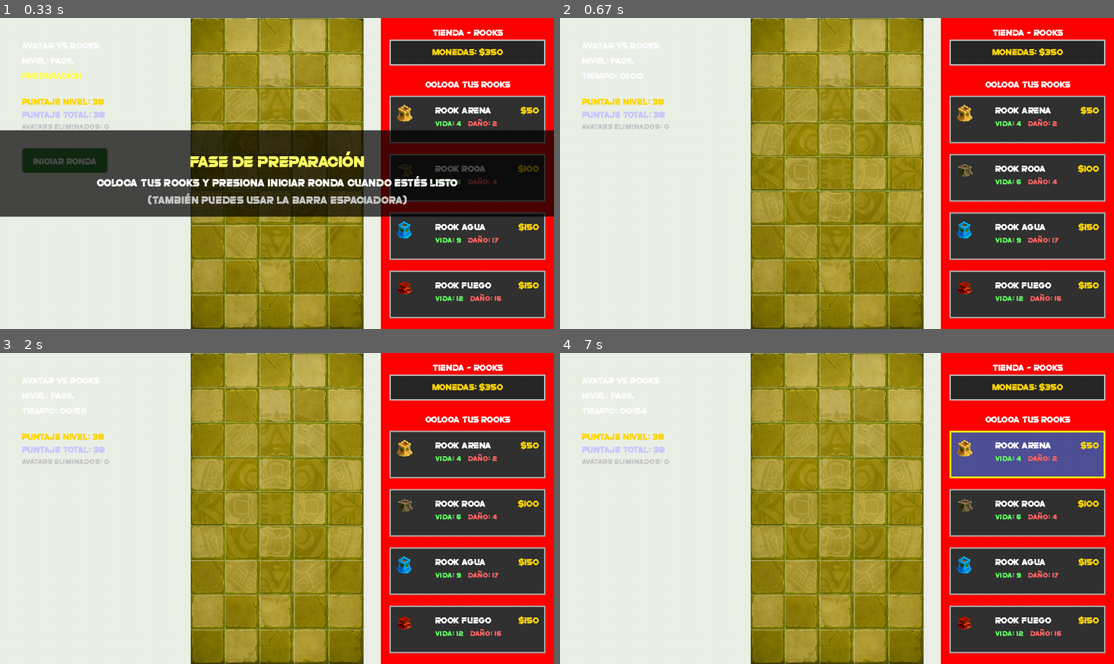
Above: before the commit, frames 1-4 (two rows, left to right).
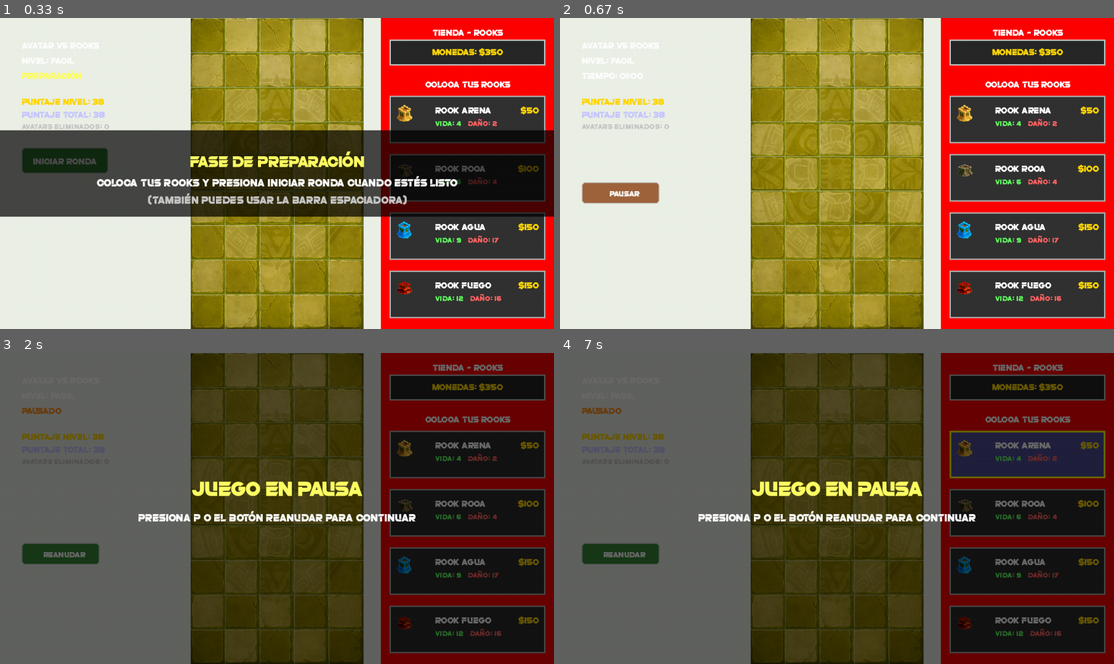
Above: after the commit, the same moments.

Repository: Otagoat14/AvatarVsRooksV2
Game: pygame game, started from Interfaz_Juego.py
The game is run twice, just before and just after one commit, with the same random seed, the same clock (stepped at 60 frames per second) and the same inputs.
Inputs (mouse positions are in pixels of both pictures, inside the frame that each line leads up to):
- Up to frame 1 (0.33 s): no input
- Up to frame 2 (0.67 s): press the mouse at (626, 161) at 0.37 s; move the mouse to (737, 213) at 0.47 s; release the mouse at (853, 263) at 0.6 s
- Up to frame 3 (2 s): hold P 0.67-1.13 s; press the mouse at (60, 552) at 1.2 s; move the mouse to (110, 505) at 1.3 s; release the mouse at (160, 458) at 1.43 s; press the mouse at (60, 527) at 1.8 s; move the mouse to (149, 468) at 1.9 s
- Up to frame 4 (7 s): release the mouse at (792, 405) at 2.03 s; tap F at 2.17 s; hold P 2.6-3.07 s; move the mouse to (881, 527) at 3.1 s; click (881, 527) at 3.42 s; tap Esc at 3.87 s; press the mouse at (881, 527) at 4.7 s; move the mouse to (859, 486) at 4.8 s; release the mouse at (842, 449) at 4.93 s; press the mouse at (620, 527) at 5.5 s; move the mouse to (676, 464) at 5.6 s; release the mouse at (731, 399) at 5.73 s; press the mouse at (620, 552) at 5.97 s; move the mouse to (698, 508) at 6.07 s; release the mouse at (776, 464) at 6.2 s; press the mouse at (620, 527) at 6.43 s; move the mouse to (770, 552) at 6.53 s; move the mouse to (920, 576) at 6.63 s; release the mouse at (920, 576) at 6.67 s; click (1008, 474) at 6.93 s

Frame 1 is identical in both runs. In frame 2, 0.9% of the frame differs, in the area x 3-18%, y 52-60%; in frame 3, 98%, in the area x 0-100%, y 0-100%; in frame 4, 98%.

Commit message:
implementación parcial del boton de pausa

Diff:
--- a/Interfaz_Juego.py
+++ b/Interfaz_Juego.py
@@ -111,6 +111,12 @@
         self.boton_iniciar_ronda = None
         self._crear_boton_iniciar()
 
+        # Estado de pausa
+        self.juego_pausado = False
+        self.boton_pausa = None
+        self.boton_reanudar = None
+        self._crear_botones_pausa()
+
     def _crear_boton_iniciar(self):
         """Crea el botón para iniciar la ronda"""
         ancho_boton = 200
@@ -167,6 +173,153 @@
         """Actualiza el estado hover del botón"""
         if self.boton_iniciar_ronda["activo"]:
             self.boton_iniciar_ronda["hover"] = self.boton_iniciar_ronda["rect"].collidepoint(mouse_pos)
+
+    def _crear_botones_pausa(self):
+        """Crea los botones de pausa y reanudar"""
+        ancho_boton = 180
+        alto_boton = 50
+        x = 50  # Posición en la esquina superior izquierda
+        y_pausa = 380  # Debajo del botón iniciar
+        y_reanudar = 440  # Debajo del botón pausa
+
+        self.boton_pausa = {
+            "rect": pygame.Rect(x, y_pausa, ancho_boton, alto_boton),
+            "texto": "⏸️ PAUSAR",
+            "hover": False,
+            "activo": True,
+            "visible": True
+        }
+
+        self.boton_reanudar = {
+            "rect": pygame.Rect(x, y_reanudar, ancho_boton, alto_boton),
+            "texto": "▶️ REANUDAR",
+            "hover": False,
+            "activo": True,
+            "visible": False  # Inicialmente oculto
+        }
+
+    def dibujar_botones_pausa(self):
+        """Dibuja los botones de pausa y reanudar según el estado del juego"""
+        # Botón de pausa (solo visible cuando el juego está activo y no pausado)
+        if (self.ronda_iniciada and not self.juego_pausado and
+            self.boton_pausa["activo"] and self.boton_pausa["visible"]):
+
+            boton = self.boton_pausa
+            rect = boton["rect"]
+
+            # Color según estado
+            if boton["hover"]:
+                color = (180, 120, 80)  # Naranja más claro al hover
+            else:
+                color = (160, 100, 60)  # Naranja normal
+
+            # Dibujar botón
+            pygame.draw.rect(self.pantalla, color, rect, border_radius=8)
+            pygame.draw.rect(self.pantalla, (200, 200, 200), rect, width=2, border_radius=8)
+
+            # Dibujar texto
+            try:
+                fuente_boton = pygame.font.Font("Fuentes/super_sliced.otf", 18)
+            except:
+                fuente_boton = pygame.font.SysFont("segoeui", 18, bold=True)
+
+            texto_surface = fuente_boton.render(boton["texto"], True, (255, 255, 255))
+            texto_rect = texto_surface.get_rect(center=rect.center)
+            self.pantalla.blit(texto_surface, texto_rect)
+
+        # Botón de reanudar (solo visible cuando el juego está pausado)
+        if (self.juego_pausado and self.boton_reanudar["activo"] and
+            self.boton_reanudar["visible"]):
+
+            boton = self.boton_reanudar
+            rect = boton["rect"]
+
+            # Color según estado
+            if boton["hover"]:
+                color = (80, 160, 80)  # Verde más claro al hover
+            else:
+                color = (60, 140, 60)  # Verde normal
+
+            # Dibujar botón
+            pygame.draw.rect(self.pantalla, color, rect, border_radius=8)
+            pygame.draw.rect(self.pantalla, (200, 200, 200), rect, width=2, border_radius=8)
+
+            # Dibujar texto
+            try:
+                fuente_boton = pygame.font.Font("Fuentes/super_sliced.otf", 18)
+            except:
+                fuente_boton = pygame.font.SysFont("segoeui", 18, bold=True)
+
+            texto_surface = fuente_boton.render(boton["texto"], True, (255, 255, 255))
+            texto_rect = texto_surface.get_rect(center=rect.center)
+            self.pantalla.blit(texto_surface, texto_rect)
+
+    def verificar_click_botones_pausa(self, mouse_pos):
+        """Verifica si se hizo click en los botones de pausa/reanudar"""
+        # Botón de pausa
+        if (self.ronda_iniciada and not self.juego_pausado and
+            self.boton_pausa["activo"] and self.boton_pausa["visible"] and
+            self.boton_pausa["rect"].collidepoint(mouse_pos)):
+
+            self.pausar_juego()
+            return True
+
+        # Botón de reanudar
+        if (self.juego_pausado and self.boton_reanudar["activo"] and
+            self.boton_reanudar["visible"] and
+            self.boton_reanudar["rect"].collidepoint(mouse_pos)):
+
+            self.reanudar_juego()
+            return True
+
+        return False
+
+    def pausar_juego(self):
+        """Pausa el juego"""
+        self.juego_pausado = True
+        self.boton_pausa["visible"] = False
+        self.boton_reanudar["visible"] = True
+        self.juego.pausar()  # Método que agregaremos en Logica_juego.py
+        print("Juego pausado")
+
+    def reanudar_juego(self):
+        """Reanuda el juego"""
+        self.juego_pausado = False
+        self.boton_pausa["visible"] = True
+        self.boton_reanudar["visible"] = False
+        self.juego.reanudar()  # Método que agregaremos en Logica_juego.py
+        print("Juego reanudado")
+
+    def actualizar_estado_botones_pausa(self, mouse_pos):
+        """Actualiza el estado hover de los botones de pausa/reanudar"""
+        # Botón de pausa
+        if self.boton_pausa["activo"] and self.boton_pausa["visible"]:
+            self.boton_pausa["hover"] = self.boton_pausa["rect"].collidepoint(mouse_pos)
+
+        # Botón de reanudar
+        if self.boton_reanudar["activo"] and self.boton_reanudar["visible"]:
+            self.boton_reanudar["hover"] = self.boton_reanudar["rect"].collidepoint(mouse_pos)
+
+    def mostrar_mensaje_pausa(self):
+        """Muestra mensaje indicando que el juego está pausado"""
+        fuente_grande = pygame.font.Font("Fuentes/super_sliced.otf", 48)
+        fuente_mediana = pygame.font.Font("Fuentes/super_sliced.otf", 24)
+
+        # Fondo semitransparente
+        overlay = pygame.Surface((self.ANCHO_PANTALLA, self.ALTO_PANTALLA))
+        overlay.set_alpha(150)
+        overlay.fill((0, 0, 0))
+        self.pantalla.blit(overlay, (0, 0))
+
+        # Texto principal
+        texto_pausa = fuente_grande.render("JUEGO EN PAUSA", True, (255, 255, 100))
+        texto_rect = texto_pausa.get_rect(center=(self.ANCHO_PANTALLA // 2, self.ALTO_PANTALLA // 2 - 50))
+        self.pantalla.blit(texto_pausa, texto_rect)
+
+        # Instrucciones
+        instrucciones = fuente_mediana.render("Presiona P o el botón REANUDAR para continuar", True, (255, 255, 255))
+        inst_rect = instrucciones.get_rect(center=(self.ANCHO_PANTALLA // 2, self.ALTO_PANTALLA // 2 + 20))
+        self.pantalla.blit(instrucciones, inst_rect)
 
     def reproducir_cancion_usuario(self):
         try:
@@ -216,11 +369,15 @@
         """Reinicia el nivel actual"""
         # Mantener el puntaje acumulado al reiniciar
         self.juego = Juego(dificultad=self.dificultad_actual,
-                          usuario=self.usuario_actual,
-                          puntaje_acumulado=self.puntaje_acumulado)
-        self.juego.iniciar_juego()
+                        usuario=self.usuario_actual,
+                        puntaje_acumulado=self.puntaje_acumulado)
+        # Cambiar esta línea:
+        self.juego.iniciar_juego(preparacion=True)  # Agregar preparacion=True
         self.puntaje_registrado = False
         self.info_resultado = None
+        # También reiniciar el estado del botón
+        self.ronda_iniciada = False
+        self.boton_iniciar_ronda["activo"] = True
 
     def cargar_personalizacion(self):
         try:
@@ -579,6 +736,10 @@
             # Mostrar "PREPARACIÓN" en lugar del tiempo
             texto_tiempo = "PREPARACIÓN"
             color = (255, 255, 100)  # Amarillo para preparación
+        elif self.juego_pausado:
+            # Mostrar "PAUSADO" cuando el juego está pausado
+            texto_tiempo = "PAUSADO"
+            color = (255, 150, 50)  # Naranja para pausa
         else:
             mins, secs = divmod(self.juego.tiempo_restante, 60)
             texto_tiempo = f"Tiempo: {mins:02d}:{secs:02d}"
@@ -594,8 +755,9 @@
         superficie_tiempo = self.fuente_texto.render(texto_tiempo, False, color)
         self.pantalla.blit(superficie_tiempo, (50, 120))
 
-        # Mostrar mensaje especial cuando el tiempo está por acabarse (solo si la ronda inició)
-        if self.ronda_iniciada and self.juego.tiempo_restante <= 10 and self.juego.tiempo_restante > 0:
+        # Mostrar mensaje especial cuando el tiempo está por acabarse (solo si la ronda inició y no está pausada)
+        if (self.ronda_iniciada and not self.juego_pausado and
+            self.juego.tiempo_restante <= 10 and self.juego.tiempo_restante > 0):
             fuente_alerta = pygame.font.Font("Fuentes/super_sliced.otf", 16)
             texto_alerta = f"¡{self.juego.tiempo_restante} segundos restantes!"
             alerta_surface = fuente_alerta.render(texto_alerta, False, (255, 100, 100))
@@ -821,15 +983,19 @@
                     exit()
 
                 elif event.type == pygame.MOUSEMOTION:
-                    # Actualizar estado hover del botón
+                    # Actualizar estado hover de todos los botones
                     self.actualizar_estado_boton(event.pos)
+                    self.actualizar_estado_botones_pausa(event.pos)
 
                 elif event.type == pygame.KEYDOWN:
                     if event.key == pygame.K_r and (self.juego.game_over or self.juego.victoria):
                         self.reiniciar_nivel_actual()
-                        # Reiniciar también el estado del botón
+                        # Reiniciar también el estado de los botones
                         self.ronda_iniciada = False
+                        self.juego_pausado = False
                         self.boton_iniciar_ronda["activo"] = True
+                        self.boton_pausa["visible"] = True
+                        self.boton_reanudar["visible"] = False
 
                     elif event.key == pygame.K_f:
                         self.mostrar_salon = not self.mostrar_salon
@@ -845,12 +1011,23 @@
                         self.boton_iniciar_ronda["activo"] = False
                         self.juego.iniciar_ronda()
 
+                    # Atajo de teclado para pausar/reanudar (Tecla P)
+                    elif event.key == pygame.K_p and self.ronda_iniciada:
+                        if not self.juego_pausado:
+                            self.pausar_juego()
+                        else:
+                            self.reanudar_juego()
+
                 elif event.type == pygame.MOUSEBUTTONDOWN:
                     mouse_x, mouse_y = pygame.mouse.get_pos()
 
                     # Verificar click en botón iniciar ronda
                     if self.verificar_click_boton_iniciar((mouse_x, mouse_y)):
-                        continue  # Saltar el resto del procesamiento de clicks
+                        continue
+
+                    # Verificar click en botones de pausa/reanudar
+                    if self.verificar_click_botones_pausa((mouse_x, mouse_y)):
+                        continue
 
                     # Seleccionar item de tienda
                     item_clickeado = self.obtener_item_clickeado(mouse_x, mouse_y)
@@ -878,95 +1055,105 @@
                             if self.juego.remover_rook(fila, columna):
                                 print(f"Rook removido de ({fila}, {columna})")
 
-            # Actualizar lógica del juego SOLO si la ronda está iniciada
-            if self.ronda_iniciada:
-                self.juego.actualizar()
-
-            # Dibujar
-            self.pantalla.fill(COLOR_FONDO)
-
-            # Dibujar matriz
-            self.dibujar_matriz()
-
-            # Dibujar personajes recursivamente
-            self.dibujar_rooks_recursivo()
-            self.dibujar_avatares_recursivo()
-
-            self.pantalla.blit(self.campo_matriz, (matriz_x, matriz_y))
-
-            # Dibujar tienda
-            self.dibujar_tienda()
-            self.pantalla.blit(self.campo_tienda, (tienda_x, 0))
-
-            # Dibujar UI
-            self.dibujar_ui()
-
-            # Dibujar botón de iniciar ronda
-            self.dibujar_boton_iniciar()
-
-            # Mostrar mensaje de preparación si la ronda no ha iniciado
-            if not self.ronda_iniciada:
-                self.mostrar_mensaje_preparacion()
-
-            # Verificar fin del juego y mostrar animaciones
-            if self.juego.victoria:
-                accion = self.mostrar_animacion_fin("victoria")
-
-                if accion == "continuar":
-                    continue  # Continuar con el siguiente nivel
-                elif accion == "menu":
-                    from dificultad import main as main_dificultad
-                    pygame.display.quit()
-                    try:
-                        from Clases_auxiliares.credenciales import cargar_preferencias
-                        prefs = cargar_preferencias()
-                        lang_actual = prefs.get("idioma", "es")
-                    except:
-                        lang_actual = "es"
-
-                    main_dificultad(self.usuario_actual, lang_actual)
-                    return
-
-                elif accion == "victoria_final":
-                    # Mostrar victoria final con la ventana win normal
-                    ventana_final = VentanaWin(self.pantalla, paleta=self._paleta_usuario(), username=self.usuario_actual)
-                    ventana_final.run()
-                    pygame.quit()
-                    return
-
-            elif self.juego.game_over:
-                accion = self.mostrar_animacion_fin("derrota")
-
-                if accion == "reiniciar":
-                    self.reiniciar_nivel_actual()
-                    # Reiniciar estado del botón al reiniciar nivel
-                    self.ronda_iniciada = False
-                    self.boton_iniciar_ronda["activo"] = True
-                elif accion == "menu":
-                    from dificultad import main as main_dificultad
-                    pygame.display.quit()
-                    try:
-                        from Clases_auxiliares.credenciales import cargar_preferencias
-                        prefs = cargar_preferencias()
-                        lang_actual = prefs.get("idioma", "es")
-                    except:
-                        lang_actual = "es"
-
-                    main_dificultad(self.usuario_actual, lang_actual)
-                    return
-                elif accion == "salir":
-                    pygame.quit()
-                    exit()
-
-            if self.mostrar_salon:
-                self.interfaz_salon.dibujar_salon_completo(
-                    self.ANCHO_PANTALLA,
-                    self.ALTO_PANTALLA,
-                    self.usuario_actual
-                )
-
-            pygame.display.update()
-            self.reloj.tick(60)
+                # Actualizar lógica del juego SOLO si la ronda está iniciada y NO está pausada
+                if self.ronda_iniciada and not self.juego_pausado:
+                    self.juego.actualizar()
+
+                # Dibujar
+                self.pantalla.fill(COLOR_FONDO)
+
+                # Dibujar matriz
+                self.dibujar_matriz()
+
+                # Dibujar personajes recursivamente
+                self.dibujar_rooks_recursivo()
+                self.dibujar_avatares_recursivo()
+
+                self.pantalla.blit(self.campo_matriz, (matriz_x, matriz_y))
+
+                # Dibujar tienda
+                self.dibujar_tienda()
+                self.pantalla.blit(self.campo_tienda, (tienda_x, 0))
+
+                # Dibujar UI
+                self.dibujar_ui()
+
+                # Dibujar botón de iniciar ronda
+                self.dibujar_boton_iniciar()
+
+                # Dibujar botones de pausa/reanudar
+                self.dibujar_botones_pausa()
+
+                # Mostrar mensaje de preparación si la ronda no ha iniciado
+                if not self.ronda_iniciada:
+                    self.mostrar_mensaje_preparacion()
+
+                # Mostrar mensaje de pausa si el juego está pausado
+                if self.juego_pausado:
+                    self.mostrar_mensaje_pausa()
+
+                # Verificar fin del juego y mostrar animaciones
+                if self.juego.victoria:
+                    accion = self.mostrar_animacion_fin("victoria")
+
+                    if accion == "continuar":
+                        continue  # Continuar con el siguiente nivel
+                    elif accion == "menu":
+                        from dificultad import main as main_dificultad
+                        pygame.display.quit()
+                        try:
+                            from Clases_auxiliares.credenciales import cargar_preferencias
+                            prefs = cargar_preferencias()
+                            lang_actual = prefs.get("idioma", "es")
+                        except:
+                            lang_actual = "es"
+
+                        main_dificultad(self.usuario_actual, lang_actual)
+                        return
+
+                    elif accion == "victoria_final":
+                        # Mostrar victoria final con la ventana win normal
+                        ventana_final = VentanaWin(self.pantalla, paleta=self._paleta_usuario(), username=self.usuario_actual)
+                        ventana_final.run()
+                        pygame.quit()
+                        return
+
+                elif self.juego.game_over:
+                    accion = self.mostrar_animacion_fin("derrota")
+
+                    if accion == "reiniciar":
+                        self.reiniciar_nivel_actual()
+                        # Reiniciar estado del botón al reiniciar nivel
+                        self.ronda_iniciada = False
+                        self.juego_pausado = False
+                        self.boton_iniciar_ronda["activo"] = True
+                        self.boton_pausa["visible"] = True
+                        self.boton_reanudar["visible"] = False
+                    elif accion == "menu":
+                        from dificultad import main as main_dificultad
+                        pygame.display.quit()
+                        try:
+                            from Clases_auxiliares.credenciales import cargar_preferencias
+                            prefs = cargar_preferencias()
+                            lang_actual = prefs.get("idioma", "es")
+                        except:
+                            lang_actual = "es"
+
+                        main_dificultad(self.usuario_actual, lang_actual)
+                        return
+                    elif accion == "salir":
+                        pygame.quit()
+                        exit()
+
+                if self.mostrar_salon:
+                    self.interfaz_salon.dibujar_salon_completo(
+                        self.ANCHO_PANTALLA,
+                        self.ALTO_PANTALLA,
+                        self.usuario_actual
+                    )
+
+                pygame.display.update()
+                self.reloj.tick(60)
 
     def mostrar_mensaje_preparacion(self):
         """Muestra mensaje indicando que está en fase de preparación"""
--- a/Logica_juego.py
+++ b/Logica_juego.py
@@ -30,6 +30,11 @@
 
         self.en_preparacion = True
 
+        # Estado de pausa
+        self.juego_pausado = False
+        self.tiempo_pausa_inicio = 0
+        self.tiempo_acumulado_pausa = 0
+
         # PUNTAJE ACUMULADO entre niveles
         self.puntaje_acumulado = puntaje_acumulado
 
@@ -70,6 +75,19 @@
         self.en_preparacion = False
         self.tiempo_inicio = time.time()
         print("¡Ronda iniciada! Los avatares comenzarán a aparecer.")
+
+    def pausar(self):
+        """Pausa el juego"""
+        if not self.juego_pausado:
+            self.juego_pausado = True
+            self.tiempo_pausa_inicio = time.time()
+
+    def reanudar(self):
+        """Reanuda el juego"""
+        if self.juego_pausado:
+            self.juego_pausado = False
+            tiempo_pausa_fin = time.time()
+            self.tiempo_acumulado_pausa += (tiempo_pausa_fin - self.tiempo_pausa_inicio)
 
     def obtener_puntaje_acumulado(self):
         return self.puntaje_acumulado + self.calculador_puntaje.calcular_puntaje()
@@ -277,7 +295,7 @@
                 llego_a_cero = avatar.mover(self)
 
             # Verificar si el avatar llegó al final (fila 0 o menos)
-            if avatar.y_fila <= 0:
+            if avatar.y_fila < 0:
                 self.game_over = True
                 return
 
@@ -453,13 +471,14 @@
         return False
 
     def actualizar_tiempo(self):
-        """Solo actualiza el tiempo si la ronda está activa"""
-        if self.en_preparacion:
+        """Solo actualiza el tiempo si la ronda está activa y no está pausada"""
+        if self.en_preparacion or self.juego_pausado:
             return
 
         if self.juego_iniciado and self.tiempo_restante > 0:
             tiempo_actual = time.time()
-            tiempo_transcurrido = int(tiempo_actual - self.tiempo_inicio)
+            # Ajustar el tiempo transcurrido restando el tiempo en pausa
+            tiempo_transcurrido = int(tiempo_actual - self.tiempo_inicio - self.tiempo_acumulado_pausa)
 
             self.tiempo_restante = max(0, self.tiempo_total - tiempo_transcurrido)
 
@@ -512,7 +531,12 @@
         self.calculador_puntaje = CalculadorPuntaje(self.calculador_puntaje.usuario)
 
         # Reiniciar estado de preparación
-        self.en_preparacion = True  # Agregar esta línea
+        self.en_preparacion = True
+
+        # Reiniciar estado de pausa
+        self.juego_pausado = False
+        self.tiempo_pausa_inicio = 0
+        self.tiempo_acumulado_pausa = 0
 
         # Reiniciar último spawn
         tiempo_actual = time.time()
@@ -524,8 +548,8 @@
         self.tiempo_notificacion = 0
 
     def actualizar(self):
-        """Actualiza la lógica del juego solo si no está en preparación"""
-        if self.en_preparacion:
+        """Actualiza la lógica del juego solo si no está en preparación ni pausado"""
+        if self.en_preparacion or self.juego_pausado:
             return
 
         if self.juego_iniciado and not self.game_over and not self.victoria:
